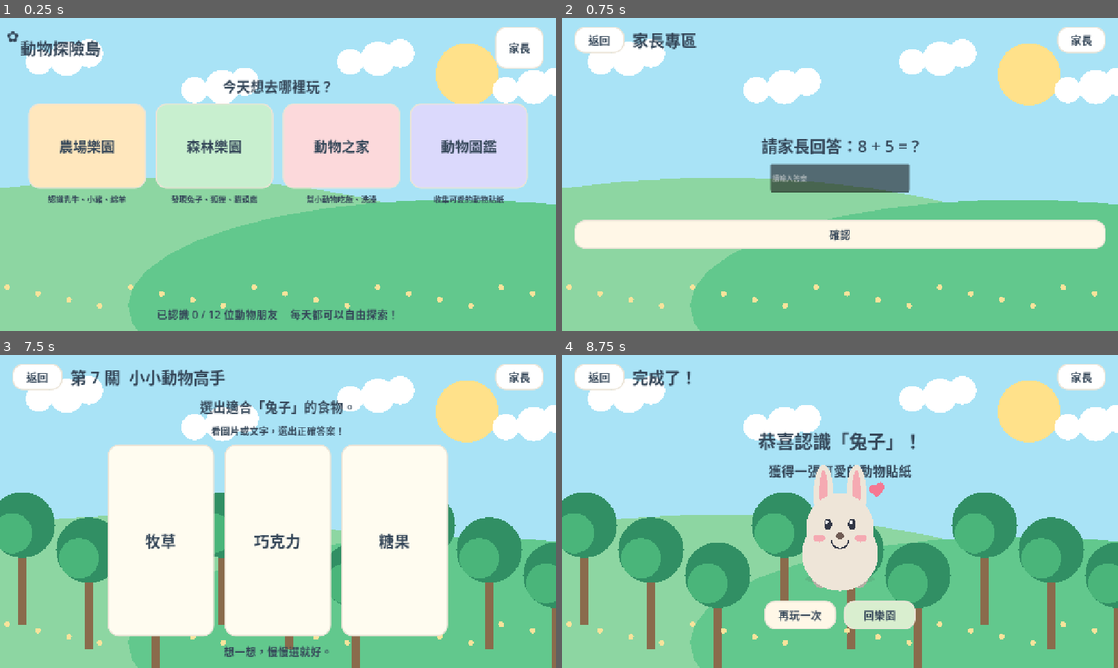
Above: before the commit, frames 1-4 (two rows, left to right).
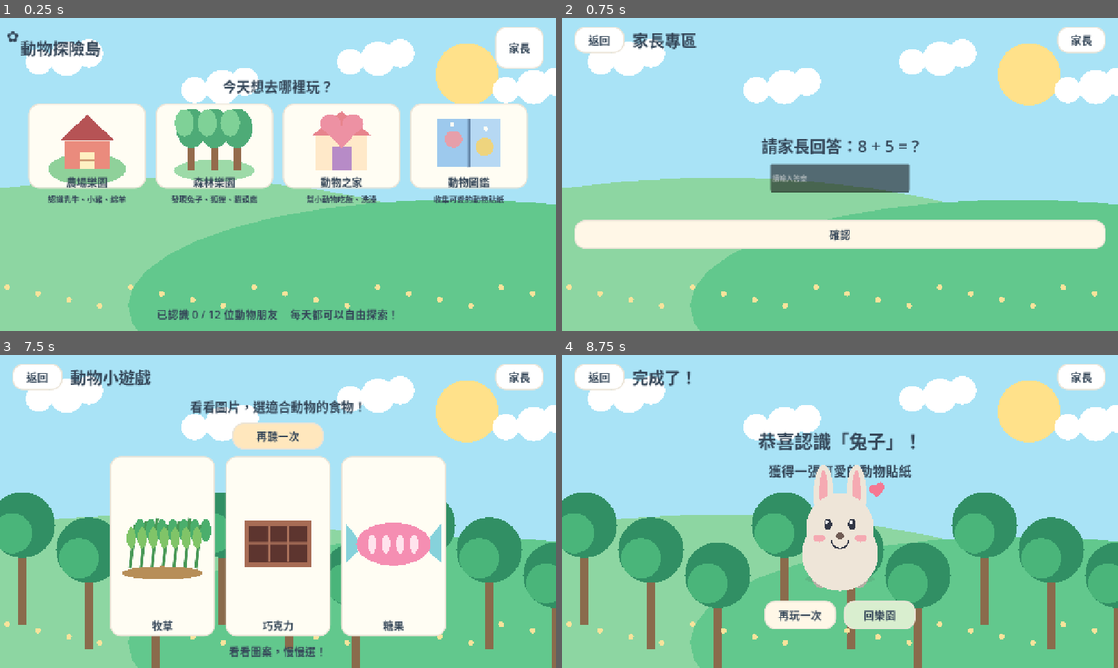
Above: after the commit, the same moments.

Repository: jimmy0933b3-sudo/farm
Game: Godot game, scene res://scenes/Main.tscn
The game is run twice, just before and just after one commit, with the same random seed, the same clock (stepped at 60 frames per second) and the same inputs.
Inputs (mouse positions are in pixels of both pictures, inside the frame that each line leads up to):
- Up to frame 1 (0.25 s): no input
- Up to frame 2 (0.75 s): click "家長" at 0.5 s
- Up to frame 3 (7.5 s): click "返回" at 1.25 s; click (88, 483) at 2 s, where only the run before the commit has a clickable "農場樂園"; click "家長" at 2.75 s; click "確認" at 3.5 s; click "返回" at 4.25 s; click (216, 483) at 5 s, where only the run before the commit has a clickable "森林樂園"; click (55, 473) at 5.77 s; click "聽聽聲音" (after the commit: "聽聽動物介紹") at 6.5 s; click "一起玩小遊戲" at 7.25 s
- Up to frame 4 (8.75 s): click (723, 539) at 8 s, where only the run before the commit has a clickable "牧草"

The runs differ from the first frame. In frame 1, 21% of the frame differs, in the area x 5-95%, y 27-55%; in frame 2, nothing differs; in frame 3, 13%; in frame 4, less than 0.1%.

Commit message:
feat(kids): speech-first narration, picture-only game choices, real animal sounds

Diff:
--- a/data/levels.json
+++ b/data/levels.json
@@ -86,14 +86,14 @@
   {
     "id": 8,
     "animal": "squirrel",
-    "type": "sound",
-    "prompt": "聽一聽，找出「松鼠」！",
+    "type": "habitat",
+    "prompt": "幫松鼠找到森林的家。",
     "options": [
-      "squirrel",
-      "rabbit",
-      "fox"
+      "farm",
+      "forest",
+      "ocean"
     ],
-    "answer": "squirrel"
+    "answer": "forest"
   },
   {
     "id": 9,
--- a/project.godot
+++ b/project.godot
@@ -20,3 +20,6 @@
 
 [application/config]
 name="動物探險島"
+
+[audio]
+general/text_to_speech=true
--- a/scripts/ChoiceArt.gd
+++ b/scripts/ChoiceArt.gd
@@ -94,6 +94,31 @@
 			_oval(-63,1,5,6,Color("#334B69"))
 			for y in [42.0,65.0]:
 				_line(Vector2(-104,y),Vector2(104,y),Color("#FFF9EF"),5.0)
+		"feed":
+			_oval(0,58,82,25,Color("#92B7DE"))
+			_oval(0,44,70,13,Color("#B4D0F0"))
+			_oval(-30,12,16,40,Color("#F1953D"))
+			_oval(5,-7,16,45,Color("#E98332"))
+			_oval(42,16,14,36,Color("#F1AA4D"))
+			for x in [-34.0,5.0,43.0]:
+				_oval(x,-30,10,20,Color("#76B576"))
+		"wash":
+			_oval(0,55,76,31,Color("#95CBE7"))
+			_oval(0,37,70,18,Color("#D5F1F9"))
+			for p in [Vector2(-50,-15),Vector2(20,-43),Vector2(58,4),Vector2(-8,-60)]:
+				_oval(p.x,p.y,15,15,Color("#A1DCE9"))
+				_oval(p.x-5,p.y-5,5,5,Color.WHITE)
+		"play":
+			_oval(0,3,64,65,Color("#E9A5A5"))
+			for i in range(4):
+				draw_arc(Vector2(0,3),64.0,TAU*float(i)/4.0,TAU*float(i+1)/4.0,12,Color("#FCDF94"),9.0,true)
+			_oval(0,3,17,17,Color("#FFF7E5"))
+		"sleep":
+			_oval(0,30,82,44,Color("#C7B2ED"))
+			_oval(-29,0,35,31,Color("#FFF1DB"))
+			_shape([Vector2(16,2),Vector2(64,-16),Vector2(75,58),Vector2(-15,58)],Color("#A6D9EC"))
+			_oval(49,-58,15,19,Color("#F9D65D"))
+			_oval(57,-65,10,14,Color("#A9E5F2"))
 		"care":
 			_shape([Vector2(-85,-19),Vector2(0,-88),Vector2(85,-19)],Color("#E7848D"))
 			draw_rect(Rect2(-72,-20,144,100),Color("#FFE9C9"))
--- a/scripts/Main.gd
+++ b/scripts/Main.gd
@@ -5,6 +5,7 @@
 const Data = preload("res://scripts/GameData.gd")
 const Store = preload("res://scripts/SaveData.gd")
 const AnimalArt = preload("res://scripts/AnimalArt.gd")
+const ChoiceArt = preload("res://scripts/ChoiceArt.gd")
 const Backdrop = preload("res://scripts/Backdrop.gd")
 const Synth = preload("res://scripts/Synth.gd")
 
@@ -28,6 +29,8 @@
 	sound = Synth.new()
 	sound.name = "Audio"
 	add_child(sound)
+	sound.enabled = bool(progress.data["settings"].get("sound", true))
+	sound.speech_enabled = bool(progress.data["settings"].get("speech", true))
 	var saved_screen = str(progress.data.get("last_screen","home"))
 	match saved_screen:
 		"farm", "forest":
@@ -55,6 +58,7 @@
 				show_home()
 
 func _switch(name: String, bg: String = "home") -> VBoxContainer:
+	sound.stop_speaking()
 	screen = name
 	if name in ["home","farm","forest","care","album"]:
 		progress.data["last_screen"] = name
@@ -176,6 +180,33 @@
 func _animal(id: String) -> Dictionary:
 	return Data.get_animal(animals, id)
 
+func _picture_button(item_id: String, caption: String, action: Callable, minimum: Vector2 = Vector2(242, 226)) -> Button:
+	var card = _button("", action, Color("#FFFDF3"), minimum)
+	var container = VBoxContainer.new()
+	container.mouse_filter = Control.MOUSE_FILTER_IGNORE
+	container.set_anchors_and_offsets_preset(Control.PRESET_FULL_RECT)
+	container.offset_left = 10
+	container.offset_top = 8
+	container.offset_right = -10
+	container.offset_bottom = -7
+	card.add_child(container)
+	var drawing = ChoiceArt.new()
+	drawing.setup(item_id)
+	drawing.mouse_filter = Control.MOUSE_FILTER_IGNORE
+	drawing.custom_minimum_size = Vector2(155, 150)
+	drawing.size_flags_vertical = Control.SIZE_EXPAND_FILL
+	container.add_child(drawing)
+	container.add_child(_label(caption, 24))
+	return card
+
+func _narrate(message: String) -> void:
+	sound.speak(message)
+
+func _prompt_sound_later(id: String) -> void:
+	await get_tree().create_timer(2.8).timeout
+	if screen == "game" and selected_animal == id:
+		sound.play_animal(id)
+
 func _large_art(info: Dictionary, minimum: Vector2 = Vector2(320,320)) -> Control:
 	var view = AnimalArt.new()
 	view.setup(info)
@@ -205,12 +236,11 @@
 		var outer = VBoxContainer.new()
 		outer.add_theme_constant_override("separation", 12)
 		row.add_child(outer)
-		var card = _button(str(place["title"]), Callable(self, "_go").bind(destination), place["color"], Vector2(271, 195))
-		card.add_theme_font_size_override("font_size", 32)
-		outer.add_child(card)
+		outer.add_child(_picture_button(destination,str(place["title"]), Callable(self, "_go").bind(destination),Vector2(271,195)))
 		outer.add_child(_label(str(place["sub"]), 18))
 	var count = int(progress.data["collected"].size())
 	layout.add_child(_label("已認識 %d / 12 位動物朋友    每天都可以自由探索！" % count, 25))
+	_narrate("歡迎來到動物探險島！看看圖片，點農場、森林或動物之家，就可以開始玩！")
 
 func _go(where: String) -> void:
 	match where:
@@ -238,6 +268,7 @@
 		if str(info.get("zone","")) == zone:
 			grid.add_child(_animal_button(info, Callable(self,"show_animal").bind(str(info["id"]))))
 	layout.add_child(_label("小提示：所有動物都可以反覆點擊、聽聲音和玩遊戲。", 22))
+	_narrate("這裡是%s。用手指點一隻動物，和牠交朋友吧！" % ("農場" if zone == "farm" else "森林"))
 
 func show_animal(id: String) -> void:
 	var info = _animal(id)
@@ -262,12 +293,13 @@
 	side.add_theme_constant_override("separation", 18)
 	main.add_child(side)
 	side.add_child(_label(str(info.get("desc","")), 28))
-	side.add_child(_button("聽聽聲音", Callable(self,"_play_animal").bind(id), Color("#F9E3B9")))
+	side.add_child(_button("聽動物叫聲" if sound.has_natural_sound(id) else "聽聽動物介紹", Callable(self,"_play_animal").bind(id), Color("#F9E3B9")))
 	side.add_child(_button("摸摸牠", Callable(self,"_pet").bind(id), Color("#F9DCE1")))
 	side.add_child(_button("一起玩小遊戲", Callable(self,"show_game").bind(id), Color("#D5EEDD")))
 	if bool(info.get("care",false)):
 		side.add_child(_button("去動物之家照顧牠", Callable(self,"show_care").bind(id), Color("#DFE9FF")))
 	side.add_child(_label("認識動物後，已自動加入圖鑑。", 20))
+	_narrate("你好！我是%s。%s 你可以摸摸我、聽聽聲音，或玩小遊戲。" % [str(info["name"]),str(info["desc"])])
 
 func _play_animal(id: String) -> void:
 	if bool(progress.data["settings"].get("sound",true)):
@@ -298,39 +330,50 @@
 
 func _render_game(level: Dictionary) -> void:
 	var layout = _switch("game",current_zone)
-	_header(layout, "第 %d 關  小小動物高手" % int(level["id"]), Callable(self,"show_animal").bind(selected_animal))
+	_header(layout, "動物小遊戲", Callable(self,"show_animal").bind(selected_animal))
+	var kind = str(level["type"])
 	var prompt = str(level["prompt"])
-	if str(level["type"]) == "sound":
-		prompt = "仔細聽，哪一隻動物發出這個聲音？"
-	layout.add_child(_label(prompt, 30))
-	if str(level["type"]) == "sound":
-		var listen = _button("再聽一次聲音", Callable(self,"_play_animal").bind(str(level["animal"])), Color("#FFE7BD"))
-		listen.size_flags_horizontal = Control.SIZE_SHRINK_CENTER
-		layout.add_child(listen)
-		_play_animal(str(level["animal"]))
+	if kind == "sound":
+		prompt = "聽一聽，找出是哪隻動物！"
+	if kind == "habitat":
+		prompt = "看看圖片，幫動物找家！"
+	if kind == "food":
+		prompt = "看看圖片，選適合動物的食物！"
+	layout.add_child(_label(prompt, 29))
+	var replay = _button("再聽一次" if kind != "sound" else "再聽叫聲", Callable(self, "_repeat_game_prompt").bind(level),Color("#FFE7BD"),Vector2(210,60))
+	replay.size_flags_horizontal = Control.SIZE_SHRINK_CENTER
+	layout.add_child(replay)
+	if kind == "sound":
+		_narrate("仔細聽一聽，這是誰的聲音？看看圖片，點出正確的動物。")
+		_prompt_sound_later.call_deferred(str(level["animal"]))
 	else:
-		layout.add_child(_label("看圖片或文字，選出正確答案！", 22))
+		_narrate(prompt)
 	var opts = HBoxContainer.new()
 	opts.size_flags_vertical = Control.SIZE_EXPAND_FILL
 	opts.alignment = BoxContainer.ALIGNMENT_CENTER
-	opts.add_theme_constant_override("separation", 24)
+	opts.add_theme_constant_override("separation",24)
 	layout.add_child(opts)
 	answer_buttons.clear()
 	for value in level["options"]:
 		var option = str(value)
 		var button: Button
-		if str(level["type"]) == "sound":
+		if kind == "sound":
 			button = _animal_button(_animal(option), Callable(self,"_answer").bind(option,level))
 		else:
 			var shown = option
-			if str(level["type"]) == "habitat":
+			if kind == "habitat":
 				shown = {"farm":"農場","forest":"森林","ocean":"海洋"}.get(option,option)
-			button = _button(shown, Callable(self,"_answer").bind(option,level),Color("#FFFCF0"),Vector2(245,185))
-			button.add_theme_font_size_override("font_size",36)
+			button = _picture_button(option,shown,Callable(self,"_answer").bind(option,level))
 		opts.add_child(button)
 		answer_buttons.append(button)
-	feedback_label = _label("想一想，慢慢選就好。", 25)
+	feedback_label = _label("看看圖案，慢慢選！",25)
 	layout.add_child(feedback_label)
+
+func _repeat_game_prompt(level: Dictionary) -> void:
+	if str(level["type"]) == "sound":
+		_play_animal(str(level["animal"]))
+	else:
+		_narrate(str(level["prompt"]))
 
 func _answer(choice: String, level: Dictionary) -> void:
 	if choice == str(level["answer"]):
@@ -345,7 +388,11 @@
 		if bool(progress.data["settings"].get("sound",true)):
 			sound.play_try_again()
 		if mistake_count >= 2:
-			feedback_label.text = "再試試看！提示：答案是「%s」。" % _answer_name(str(level["answer"]))
+			feedback_label.text = "再試試看！答案會發亮！"
+			var correct_idx = level["options"].find(level["answer"])
+			if correct_idx >= 0 and correct_idx < answer_buttons.size():
+				answer_buttons[correct_idx].modulate = Color("#96F4A8")
+			_narrate("看一看，亮亮的圖片就是提示，點點看！")
 		else:
 			feedback_label.text = "沒關係，我們再試一次！"
 
@@ -372,6 +419,7 @@
 	row.add_child(_button("再玩一次",Callable(self,"show_game").bind(str(level["animal"]))))
 	row.add_child(_button("回樂園",Callable(self,"show_zone").bind(current_zone),Color("#D9EECF")))
 	layout.add_child(_spacer())
+	_narrate("答對了！你得到%s的動物貼紙！再玩一次，或是回到樂園。" % _answer_name(str(level["animal"])))
 
 func show_album() -> void:
 	var layout = _switch("album")
@@ -390,6 +438,7 @@
 		var callback: Callable = Callable(self,"show_animal").bind(str(info["id"])) if is_collected else Callable(self,"_locked")
 		grid.add_child(_animal_button(info,callback,not is_collected))
 	layout.add_child(_label("探索時點擊動物，就能找到更多朋友！",21))
+	_narrate("這是你的動物圖鑑。亮亮的貼紙，是你認識過的動物朋友。")
 
 func _locked() -> void:
 	# Locked stickers are intentionally non-destructive.
@@ -438,8 +487,9 @@
 	actions.add_theme_constant_override("separation",10)
 	layout.add_child(actions)
 	for item in [["feed","餵食"],["wash","洗澡"],["play","玩耍"],["sleep","休息"]]:
-		actions.add_child(_button(str(item[1]),Callable(self,"_care_action").bind(str(item[0])),Color("#FFF1D6"),Vector2(220,66)))
+		actions.add_child(_picture_button(str(item[0]),str(item[1]),Callable(self,"_care_action").bind(str(item[0])),Vector2(220,115)))
 	layout.add_child(_label("小動物不會因為沒玩而挨餓，請放心慢慢陪伴牠。",21))
+	_narrate("歡迎來到動物之家！可以點餵食、洗澡、玩耍，或休息的圖片照顧%s。" % str(info["name"]))
 
 func _care_action(action: String) -> void:
 	progress.care_for(selected_animal,action)
@@ -476,7 +526,7 @@
 	var layout = _switch("settings")
 	_header(layout,"家長設定",Callable(self,"show_home"))
 	var settings: Dictionary = progress.data["settings"]
-	for item in [["music","背景音樂"],["sound","動物音效"],["reduce_motion","降低動畫強度"]]:
+	for item in [["sound","動物音效"],["speech","中文語音引導"],["reduce_motion","降低動畫強度"]]:
 		var key = str(item[0])
 		var row = HBoxContainer.new()
 		row.alignment = BoxContainer.ALIGNMENT_CENTER
@@ -489,4 +539,6 @@
 
 func _toggle(key: String) -> void:
 	progress.toggle_setting(key)
+	sound.enabled = bool(progress.data["settings"].get("sound",true))
+	sound.speech_enabled = bool(progress.data["settings"].get("speech",true))
 	show_settings()
--- a/scripts/SaveData.gd
+++ b/scripts/SaveData.gd
@@ -13,7 +13,7 @@
 		"collected": [],
 		"completed": [],
 		"care": {},
-		"settings": {"music": true, "sound": true, "reduce_motion": false},
+		"settings": {"music": true, "sound": true, "speech": true, "reduce_motion": false},
 		"last_screen": "home"
 	}
 
Not shown, changed: README.md
